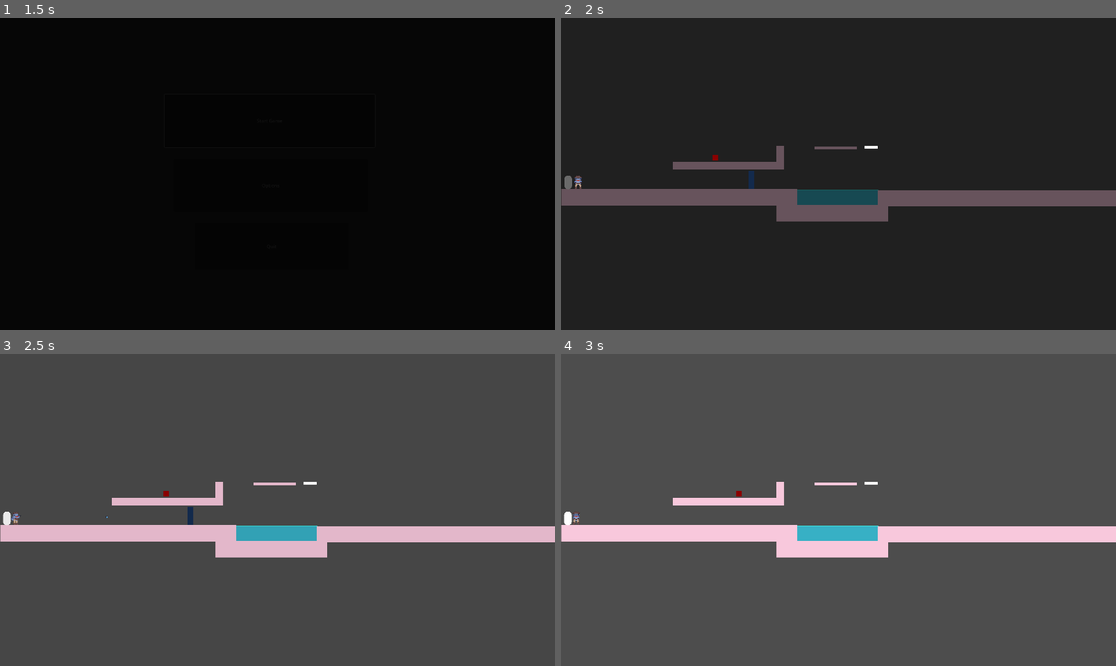
Above: before the commit, frames 1-4 (two rows, left to right).
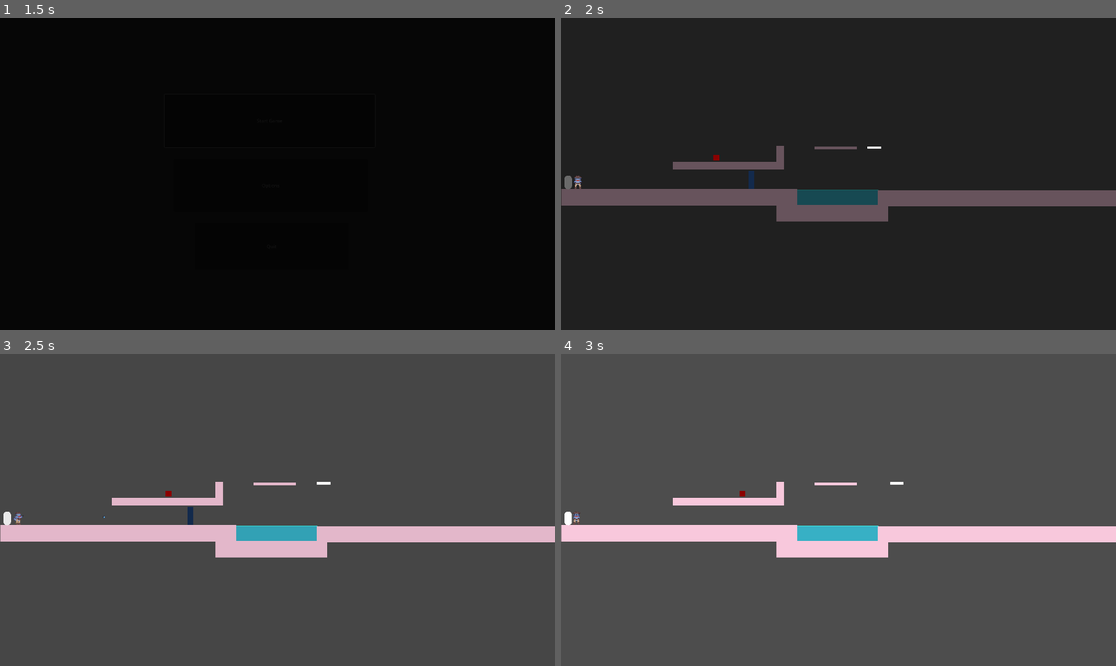
Above: after the commit, the same moments.

Repository: C0SMICSHARK/Pirate-Cats-and-Cowboy-Sharks
Game: Godot game, scene res://Scenes/Levels/main_menu.tscn
Same seed, same stepped clock (60 frames per second), same inputs: the game is played once before the commit and once after it. The engine's default icon, where the game draws it, is replaced by a stand-in: a white triangle on a blue panel in a dark square.
Inputs (mouse positions are in pixels of both pictures, inside the frame that each line leads up to):
- Up to frame 1 (1.5 s): click "Start Game" at 0.5 s; click "Start Game" at 1.25 s
- Up to frame 2 (2 s): no input
- Up to frame 3 (2.5 s): move the mouse to (399, 494) at 2.02 s; click (399, 494) at 2.1 s
- Up to frame 4 (3 s): move the mouse to (727, 525) at 2.77 s; tap A (LEFT_P2) at 2.85 s

Frame 1 is identical in both runs. In frame 2, less than 0.1% of the frame differs, in the area x 2-58%, y 40-55%; in frame 3, 0.1%, in the area x 0-60%, y 40-56%; in frame 4, less than 0.1%.

Commit message:
Improved bullet collision and anim fix

Diff:
--- a/Scenes/Levels/TestScene_1.tscn
+++ b/Scenes/Levels/TestScene_1.tscn
@@ -9,7 +9,7 @@
 [ext_resource type="PackedScene" uid="uid://wfta78sese1g" path="res://Scenes/Objects/breakableWall.tscn" id="7_cdg6i"]
 [ext_resource type="Script" uid="uid://qn5yfkeyyu4j" path="res://Scripts/moving_platform.gd" id="8_g25kj"]
 [ext_resource type="PackedScene" uid="uid://csi2k0pbl08yp" path="res://Scenes/Objects/enemy.tscn" id="9_5k3us"]
-[ext_resource type="Script" uid="uid://dr4olb234ff5a" path="res://Scripts/enemy.gd" id="10_fqvrj"]
+[ext_resource type="Script" uid="uid://dr4olb234ff5a" path="res://Scripts/enemyMove.gd" id="10_fqvrj"]
 
 [sub_resource type="BoxMesh" id="BoxMesh_r5l72"]
 
@@ -20,6 +20,11 @@
 
 [sub_resource type="RectangleShape2D" id="RectangleShape2D_cdg6i"]
 size = Vector2(20, 3)
+
+[sub_resource type="Animation" id="Animation_1sgbx"]
+resource_name = "EnemySideToSide"
+length = 5.0
+loop_mode = 1
 
 [sub_resource type="Animation" id="Animation_cdg6i"]
 resource_name = "PlatformSideToSide"
@@ -29,13 +34,13 @@
 tracks/0/imported = false
 tracks/0/enabled = true
 tracks/0/path = NodePath(".:position")
-tracks/0/interp = 1
-tracks/0/loop_wrap = true
-tracks/0/keys = {
-"times": PackedFloat32Array(0, 2, 3.99),
+tracks/0/interp = 2
+tracks/0/loop_wrap = true
+tracks/0/keys = {
+"times": PackedFloat32Array(0, 2, 4),
 "transitions": PackedFloat32Array(1, 1, 1),
 "update": 0,
-"values": [Vector2(1073, 448), Vector2(1187, 448), Vector2(1054.0001, 449.00003)]
+"values": [Vector2(1073, 448), Vector2(1187, 448), Vector2(1073, 449)]
 }
 
 [sub_resource type="Animation" id="Animation_g25kj"]
@@ -51,35 +56,6 @@
 "transitions": PackedFloat32Array(1),
 "update": 0,
 "values": [Vector2(1073, 448)]
-}
-tracks/1/type = "value"
-tracks/1/imported = false
-tracks/1/enabled = true
-tracks/1/path = NodePath("../Enemy:position")
-tracks/1/interp = 1
-tracks/1/loop_wrap = true
-tracks/1/keys = {
-"times": PackedFloat32Array(0),
-"transitions": PackedFloat32Array(1),
-"update": 0,
-"values": [Vector2(500, 484)]
-}
-
-[sub_resource type="Animation" id="Animation_1sgbx"]
-resource_name = "EnemySideToSide"
-length = 5.0
-loop_mode = 1
-tracks/0/type = "value"
-tracks/0/imported = false
-tracks/0/enabled = true
-tracks/0/path = NodePath("../Enemy:position")
-tracks/0/interp = 1
-tracks/0/loop_wrap = true
-tracks/0/keys = {
-"times": PackedFloat32Array(0, 2.5, 5),
-"transitions": PackedFloat32Array(1, 1, 1),
-"update": 0,
-"values": [Vector2(500, 484), Vector2(705, 484), Vector2(500, 484)]
 }
 
 [sub_resource type="AnimationLibrary" id="AnimationLibrary_g25kj"]
@@ -89,6 +65,44 @@
 &"RESET": SubResource("Animation_g25kj")
 }
 
+[sub_resource type="Animation" id="Animation_5k3us"]
+resource_name = "EnemySideToSide"
+length = 5.0
+loop_mode = 1
+tracks/0/type = "value"
+tracks/0/imported = false
+tracks/0/enabled = true
+tracks/0/path = NodePath(".:position")
+tracks/0/interp = 1
+tracks/0/loop_wrap = true
+tracks/0/keys = {
+"times": PackedFloat32Array(0, 2.5, 5),
+"transitions": PackedFloat32Array(1, 1, 1),
+"update": 0,
+"values": [Vector2(500, 484), Vector2(726, 484), Vector2(500, 484)]
+}
+
+[sub_resource type="Animation" id="Animation_fqvrj"]
+length = 0.001
+tracks/0/type = "value"
+tracks/0/imported = false
+tracks/0/enabled = true
+tracks/0/path = NodePath(".:position")
+tracks/0/interp = 1
+tracks/0/loop_wrap = true
+tracks/0/keys = {
+"times": PackedFloat32Array(0),
+"transitions": PackedFloat32Array(1),
+"update": 0,
+"values": [Vector2(500, 484)]
+}
+
+[sub_resource type="AnimationLibrary" id="AnimationLibrary_1sgbx"]
+_data = {
+&"EnemySideToSide": SubResource("Animation_5k3us"),
+&"RESET": SubResource("Animation_fqvrj")
+}
+
 [node name="TestScene_1" type="Node2D"]
 script = ExtResource("1_wmggh")
 
@@ -176,7 +190,7 @@
 scale = Vector2(1.8399999, 1.8399999)
 
 [node name="Player2" parent="." instance=ExtResource("4_akanh")]
-position = Vector2(60, 571)
+position = Vector2(59, 567)
 
 [node name="water" type="Node2D" parent="."]
 z_index = -1
@@ -217,3 +231,8 @@
 [node name="Enemy" parent="." instance=ExtResource("9_5k3us")]
 position = Vector2(500, 484)
 script = ExtResource("10_fqvrj")
+
+[node name="AnimationPlayer" type="AnimationPlayer" parent="Enemy"]
+libraries = {
+&"": SubResource("AnimationLibrary_1sgbx")
+}
--- a/Scenes/Objects/Bullet.tscn
+++ b/Scenes/Objects/Bullet.tscn
@@ -3,10 +3,11 @@
 [ext_resource type="Script" uid="uid://d0gj42c64kbwq" path="res://Scripts/Bullets.gd" id="1_nl5gi"]
 [ext_resource type="Texture2D" uid="uid://ie1d1xwpyv88" path="res://icon.svg" id="2_82osk"]
 
-[sub_resource type="CircleShape2D" id="CircleShape2D_pypll"]
-radius = 4.0
+[sub_resource type="RectangleShape2D" id="RectangleShape2D_nl5gi"]
+size = Vector2(20, 6)
 
 [node name="CharacterBody2D" type="CharacterBody2D" groups=["Projectile"]]
+collision_layer = 2
 script = ExtResource("1_nl5gi")
 
 [node name="Sprite2D" type="Sprite2D" parent="."]
@@ -15,4 +16,4 @@
 texture = ExtResource("2_82osk")
 
 [node name="CollisionShape2D" type="CollisionShape2D" parent="."]
-shape = SubResource("CircleShape2D_pypll")
+shape = SubResource("RectangleShape2D_nl5gi")
--- a/Scenes/Objects/breakableWall.tscn
+++ b/Scenes/Objects/breakableWall.tscn
@@ -13,9 +13,11 @@
 script = ExtResource("1_fh4lq")
 
 [node name="StaticBody2D" type="StaticBody2D" parent="."]
+collision_mask = 3
 
 [node name="Area2D" type="Area2D" parent="StaticBody2D"]
 scale = Vector2(1.0799992, 0.75999993)
+collision_mask = 3
 
 [node name="CollisionShape2D" type="CollisionShape2D" parent="StaticBody2D/Area2D"]
 position = Vector2(5.555559, 0)
--- a/Scenes/Objects/enemy.tscn
+++ b/Scenes/Objects/enemy.tscn
@@ -1,12 +1,14 @@
-[gd_scene load_steps=4 format=3 uid="uid://csi2k0pbl08yp"]
+[gd_scene load_steps=5 format=3 uid="uid://csi2k0pbl08yp"]
 
 [ext_resource type="Texture2D" uid="uid://bm0e1ls4n7lbg" path="res://Debug Assets/dark-red-color-solid-background-1920x1080.png" id="1_hghv2"]
+[ext_resource type="Script" uid="uid://ndxy14vqroqq" path="res://Scripts/enemy.gd" id="1_i2hje"]
 
 [sub_resource type="BoxMesh" id="BoxMesh_ne65n"]
 
 [sub_resource type="RectangleShape2D" id="RectangleShape2D_hghv2"]
 
 [node name="Enemy" type="Node2D"]
+script = ExtResource("1_i2hje")
 
 [node name="CharacterBody2D" type="CharacterBody2D" parent="."]
 
--- a/Scripts/enemy.gd
+++ b/Scripts/enemy.gd
@@ -3,4 +3,9 @@
 
 # Called when the node enters the scene tree for the first time.
 func _ready() -> void:
-	$"../MovingPlatform/AnimationPlayer".play("EnemySideToSide")
+	add_to_group("Enemy")#Useful for collisons
+
+
+# Called every frame. 'delta' is the elapsed time since the previous frame.
+func _process(_delta: float) -> void:
+	pass
--- /dev/null
+++ b/Scripts/enemyMove.gd
@@ -0,0 +1,6 @@
+extends Node2D
+
+
+# Called when the node enters the scene tree for the first time.
+func _ready() -> void:
+	$AnimationPlayer.play("EnemySideToSide")
--- a/project.godot
+++ b/project.godot
@@ -25,6 +25,7 @@
 can_interact_with_water=""
 Projectile=""
 Breakable=""
+Enemy=""
 
 [input]
 
Not shown: 1 places in Scenes/Levels/TestScene_1.tscn that only renumber resources
Not shown, changed: Scripts/enemy.gd.uid
Not shown, added: Scripts/enemyMove.gd.uid
